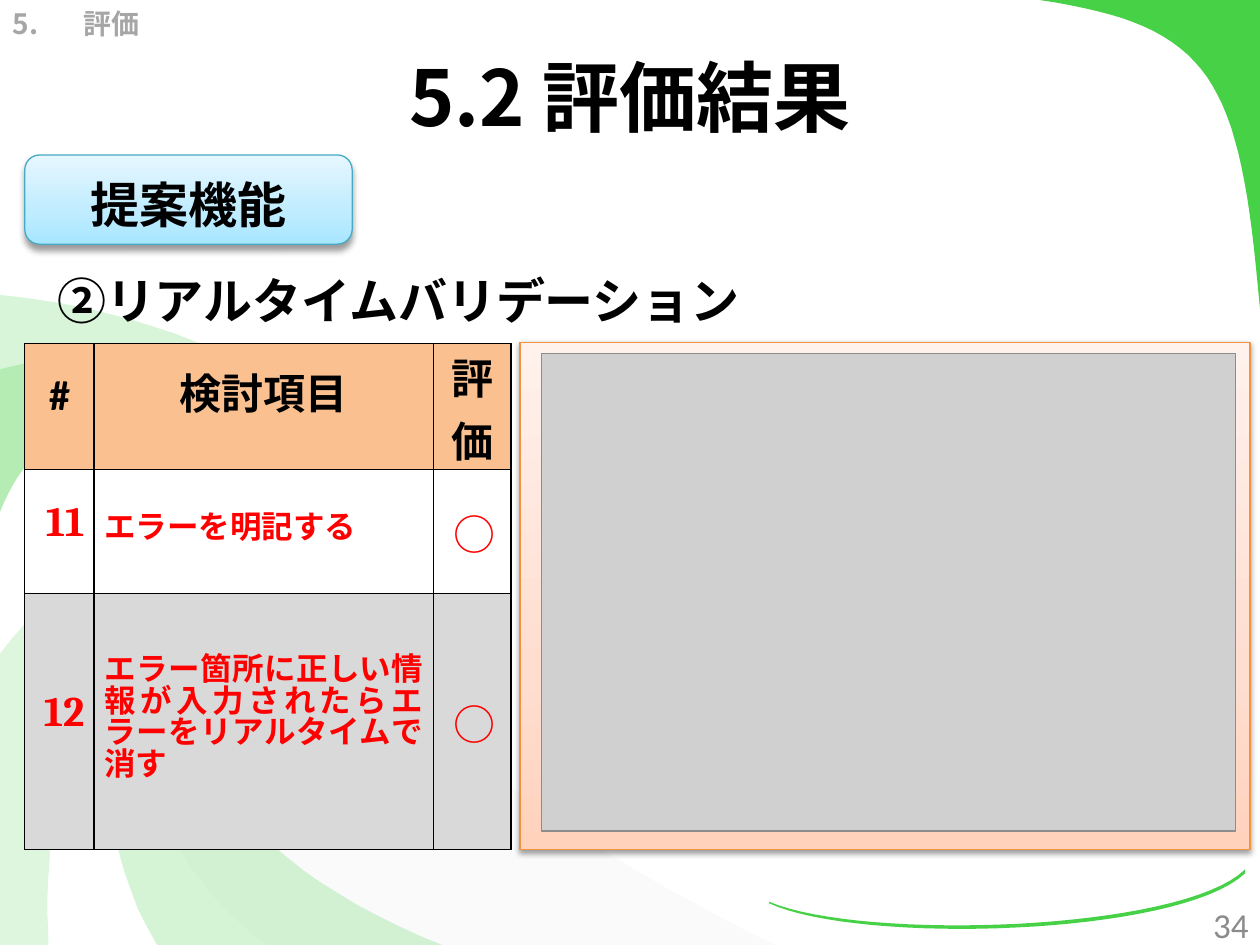
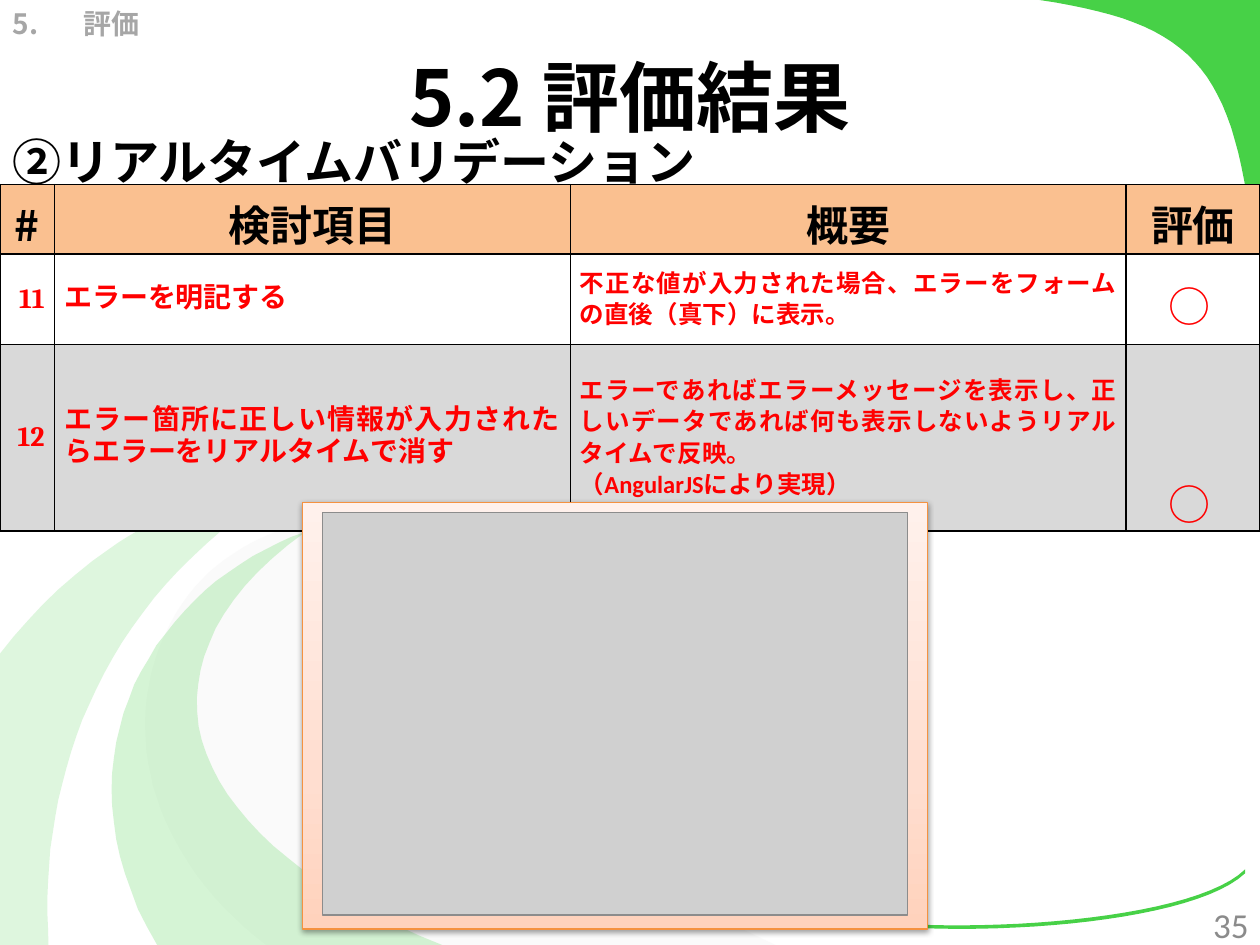
Before and after one commit to kotaro0717/Report-Management, a slide deck: slide 35 of 1.中間報告/3.発表資料/report_hokada.pptx (slide 34 before the commit). Drawn at 1260x945 pixels with LibreOffice and Linux fonts; fonts in the diff are those of the drawing; grey boxes stand for pictures. Boxes give left, top, right and bottom in pixels: in the first picture for what was removed or moved away, otherwise in the second. Text is boxed around its words. In the diff, an @@ line names an element or a change of style, - is before the commit and + after.

```diff
--- a/1.中間報告/3.発表資料/report_hokada.pptx
+++ b/1.中間報告/3.発表資料/report_hokada.pptx
@@ text "②リアルタイムバリデーション" rewrapped from box(57, 276, 740, 324) to box(13, 131, 696, 193) @@
@@ rounded rectangle removed at box(25, 155, 353, 244) @@
-提案機能
@@ table at box(0, 185, 1259, 532) @@
-column 3: 評 / 価 |  | 
+column 3: 概要 | 不正な値が入力された場合、エラーをフォームの直後（真下）に表示。 | エラーであればエラーメッセージを表示し、正しいデータであれば何も表示しないようリアルタイムで反映。 / （AngularJSにより実現）
+column 4: 評価 |  | 
@@ table: place and size @@
-table at box(25, 344, 510, 850)
+table at box(0, 185, 1259, 532)
@@ text "○": place and size @@
-text "○" at box(441, 503, 510, 566)
+text "○" at box(1155, 275, 1225, 338)
@@ text "○": place and size @@
-text "○" at box(441, 692, 510, 755)
+text "○" at box(1155, 472, 1225, 536)
@@ rectangle: place and size @@
-rectangle at box(520, 343, 1250, 850)
+rectangle at box(302, 503, 927, 930)
@@ picture: place and size @@
-picture at box(542, 354, 1236, 832)
+picture at box(323, 512, 908, 915)
@@ page number at box(1213, 915, 1248, 938): text changed @@
-34
+35
```
Also in this commit, not shown: 18 other slides changed, 3 slides added, 1 slide removed, 5 other files.
